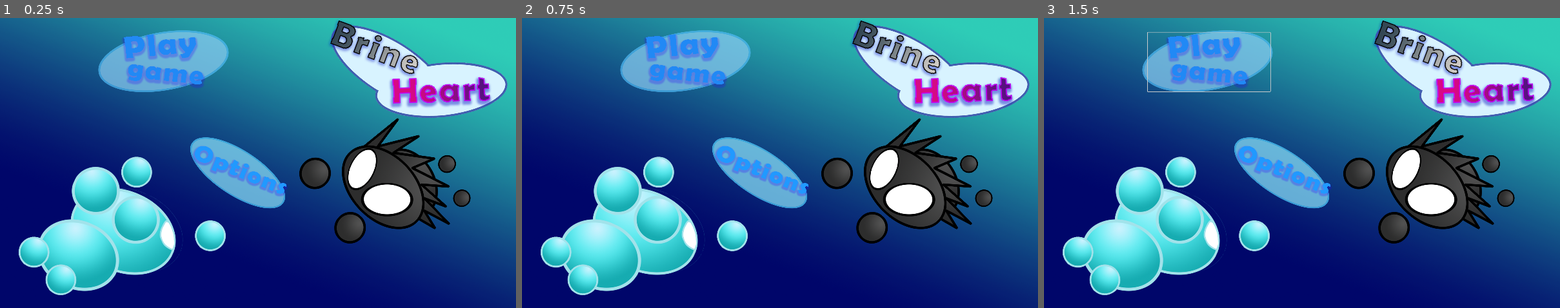
Above: before the commit, frames 1-3 (left to right).
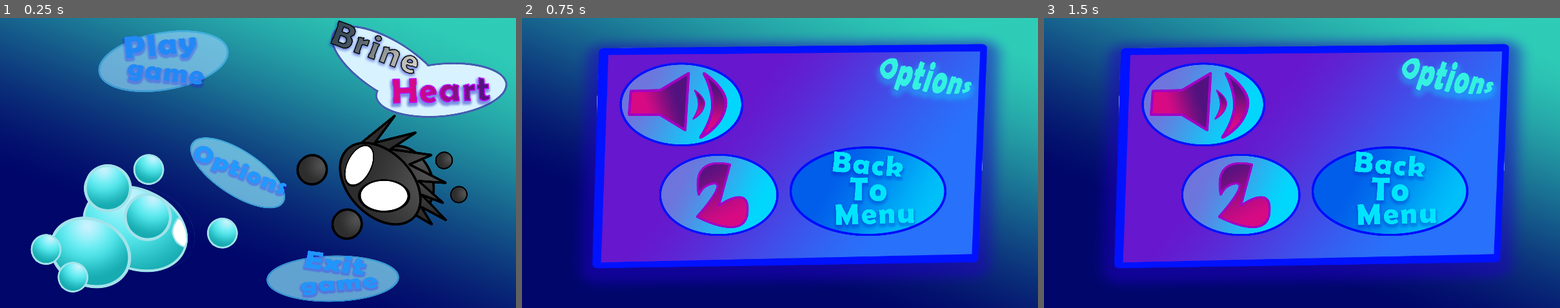
Above: after the commit, the same moments.

Repository: pondus314/bubbles-game-jam
Game: Godot game, scene res://main_node.tscn
The game is run twice, just before and just after one commit, with the same random seed, the same clock (stepped at 60 frames per second) and the same inputs.
Inputs (mouse positions are in pixels of both pictures, inside the frame that each line leads up to):
- Up to frame 1 (0.25 s): no input
- Up to frame 2 (0.75 s): click (759, 171) at 0.52 s
- Up to frame 3 (1.5 s): click (1209, 61) at 1.27 s

The runs differ from the first frame. In frame 1, 14% of the frame differs, in the area x 3-92%, y 33-98%; in frame 2, 69%; in frame 3, 69%, in the area x 3-99%, y 0-96%.
Error before the commit: Attempt to call function 'show' in base 'null instance' on a null instance. (res://Scripts/GameManager.gd:32)

Commit message:
fix menu issues

Diff:
--- a/main_node.tscn
+++ b/main_node.tscn
@@ -33,7 +33,7 @@
 
 [node name="GUI" type="CanvasLayer" parent="."]
 
-[node name="BackgroundColor" type="TextureRect" parent="GUI"]
+[node name="BackgroundArt" type="TextureRect" parent="GUI"]
 modulate = Color(0.456735, 0.930367, 0.7182, 1)
 anchors_preset = 15
 anchor_right = 1.0
@@ -42,7 +42,8 @@
 grow_vertical = 2
 texture = ExtResource("1_x1uuu")
 
-[node name="Menu" type="Control" parent="GUI"]
+[node name="MainMenu" type="Control" parent="GUI"]
+visible = false
 layout_mode = 3
 anchors_preset = 15
 anchor_right = 1.0
@@ -50,22 +51,22 @@
 grow_horizontal = 2
 grow_vertical = 2
 
-[node name="VBoxContainer" type="VBoxContainer" parent="GUI/Menu"]
-layout_mode = 1
-anchors_preset = 15
-anchor_right = 1.0
-anchor_bottom = 1.0
-grow_horizontal = 2
-grow_vertical = 2
-
-[node name="GameName" type="TextureRect" parent="GUI/Menu/VBoxContainer"]
+[node name="VBoxContainer" type="VBoxContainer" parent="GUI/MainMenu"]
+layout_mode = 1
+anchors_preset = 15
+anchor_right = 1.0
+anchor_bottom = 1.0
+grow_horizontal = 2
+grow_vertical = 2
+
+[node name="GameName" type="TextureRect" parent="GUI/MainMenu/VBoxContainer"]
 custom_minimum_size = Vector2(0, 500)
 layout_mode = 2
 size_flags_vertical = 0
 expand_mode = 3
 stretch_mode = 3
 
-[node name="Control" type="Control" parent="GUI/Menu/VBoxContainer/GameName"]
+[node name="Control" type="Control" parent="GUI/MainMenu/VBoxContainer/GameName"]
 layout_mode = 2
 anchors_preset = 0
 offset_left = 960.0
@@ -73,7 +74,7 @@
 offset_right = 960.0
 offset_bottom = 250.0
 
-[node name="TextureRect" type="TextureRect" parent="GUI/Menu/VBoxContainer/GameName/Control"]
+[node name="TextureRect" type="TextureRect" parent="GUI/MainMenu/VBoxContainer/GameName/Control"]
 custom_minimum_size = Vector2(1600, 0)
 layout_mode = 2
 offset_left = -193.0
@@ -87,26 +88,17 @@
 expand_mode = 5
 stretch_mode = 5
 
-[node name="InfoLabel" type="Label" parent="GUI/Menu/VBoxContainer"]
-visible = false
-custom_minimum_size = Vector2(0, 400)
-layout_mode = 2
-size_flags_horizontal = 4
-theme_override_font_sizes/font_size = 75
-text = "Game name goes here"
-horizontal_alignment = 1
-vertical_alignment = 1
-
-[node name="VBoxContainer" type="VBoxContainer" parent="GUI/Menu/VBoxContainer"]
+[node name="VBoxContainer" type="VBoxContainer" parent="GUI/MainMenu/VBoxContainer"]
+z_index = 2
 layout_mode = 2
 size_flags_horizontal = 4
 theme_override_constants/separation = 20
 
-[node name="PlayButtonHolder" type="Control" parent="GUI/Menu/VBoxContainer/VBoxContainer"]
-custom_minimum_size = Vector2(650, 145)
-layout_mode = 2
-
-[node name="TextureRect" type="TextureRect" parent="GUI/Menu/VBoxContainer/VBoxContainer/PlayButtonHolder"]
+[node name="PlayButtonHolder" type="Control" parent="GUI/MainMenu/VBoxContainer/VBoxContainer"]
+custom_minimum_size = Vector2(650, 145)
+layout_mode = 2
+
+[node name="TextureRect" type="TextureRect" parent="GUI/MainMenu/VBoxContainer/VBoxContainer/PlayButtonHolder"]
 modulate = Color(1, 0.894118, 0.960784, 1)
 custom_minimum_size = Vector2(0, 200)
 layout_mode = 1
@@ -122,7 +114,7 @@
 texture = ExtResource("2_f8giw")
 expand_mode = 1
 
-[node name="Button" type="Button" parent="GUI/Menu/VBoxContainer/VBoxContainer/PlayButtonHolder"]
+[node name="Button" type="Button" parent="GUI/MainMenu/VBoxContainer/VBoxContainer/PlayButtonHolder"]
 layout_mode = 1
 anchors_preset = -1
 anchor_left = 0.155
@@ -144,11 +136,11 @@
 flat = true
 icon_alignment = 1
 
-[node name="OptionsButtonHolder" type="Control" parent="GUI/Menu/VBoxContainer/VBoxContainer"]
-custom_minimum_size = Vector2(650, 145)
-layout_mode = 2
-
-[node name="TextureRect" type="TextureRect" parent="GUI/Menu/VBoxContainer/VBoxContainer/OptionsButtonHolder"]
+[node name="OptionsButtonHolder" type="Control" parent="GUI/MainMenu/VBoxContainer/VBoxContainer"]
+custom_minimum_size = Vector2(650, 145)
+layout_mode = 2
+
+[node name="TextureRect" type="TextureRect" parent="GUI/MainMenu/VBoxContainer/VBoxContainer/OptionsButtonHolder"]
 layout_mode = 1
 anchors_preset = -1
 anchor_left = -0.046
@@ -163,7 +155,7 @@
 texture = ExtResource("3_rqvrp")
 expand_mode = 1
 
-[node name="Button" type="Button" parent="GUI/Menu/VBoxContainer/VBoxContainer/OptionsButtonHolder"]
+[node name="Button" type="Button" parent="GUI/MainMenu/VBoxContainer/VBoxContainer/OptionsButtonHolder"]
 layout_mode = 1
 anchors_preset = -1
 anchor_left = 0.162
@@ -189,12 +181,11 @@
 flat = true
 icon_alignment = 1
 
-[node name="QuitButtonHolder" type="Control" parent="GUI/Menu/VBoxContainer/VBoxContainer"]
-visible = false
-custom_minimum_size = Vector2(650, 145)
-layout_mode = 2
-
-[node name="TextureRect" type="TextureRect" parent="GUI/Menu/VBoxContainer/VBoxContainer/QuitButtonHolder"]
+[node name="QuitButtonHolder" type="Control" parent="GUI/MainMenu/VBoxContainer/VBoxContainer"]
+custom_minimum_size = Vector2(650, 145)
+layout_mode = 2
+
+[node name="TextureRect" type="TextureRect" parent="GUI/MainMenu/VBoxContainer/VBoxContainer/QuitButtonHolder"]
 modulate = Color(0.982343, 0.982342, 0.982342, 1)
 layout_mode = 0
 offset_left = 283.0
@@ -204,7 +195,7 @@
 texture = ExtResource("4_3oo7m")
 expand_mode = 1
 
-[node name="Button" type="Button" parent="GUI/Menu/VBoxContainer/VBoxContainer/QuitButtonHolder"]
+[node name="Button" type="Button" parent="GUI/MainMenu/VBoxContainer/VBoxContainer/QuitButtonHolder"]
 layout_mode = 1
 anchors_preset = -1
 anchor_left = 0.118
@@ -226,38 +217,51 @@
 flat = true
 icon_alignment = 1
 
-[node name="Menu art" type="Control" parent="GUI"]
-layout_mode = 3
-anchors_preset = 0
-offset_right = 40.0
-offset_bottom = 40.0
-
-[node name="TextureRect" type="TextureRect" parent="GUI/Menu art"]
-layout_mode = 1
-anchors_preset = -1
-anchor_left = 10.537
-anchor_top = 19.61
-anchor_right = 10.537
-anchor_bottom = 19.61
-offset_left = -315.48
-offset_top = -585.4
-offset_right = 853.52
-offset_bottom = 241.6
-rotation = 0.430059
-texture = ExtResource("7_m16uy")
-
-[node name="TextureRect2" type="TextureRect" parent="GUI/Menu art"]
-layout_mode = 0
-offset_left = 1346.0
-offset_top = 44.0
-offset_right = 2515.0
-offset_bottom = 871.0
+[node name="Menu art" type="Control" parent="GUI/MainMenu"]
+layout_mode = 1
+anchors_preset = 15
+anchor_right = 1.0
+anchor_bottom = 1.0
+grow_horizontal = 2
+grow_vertical = 2
+mouse_filter = 2
+
+[node name="TextureRect2" type="TextureRect" parent="GUI/MainMenu/Menu art"]
+layout_mode = 1
+anchors_preset = -1
+anchor_left = 0.577
+anchor_top = 0.402
+anchor_right = 0.936
+anchor_bottom = 0.762
+offset_left = 227.16
+offset_top = -403.66
+offset_right = 706.88
+offset_bottom = 34.54
+grow_horizontal = 0
+grow_vertical = 2
 rotation = 0.803448
 scale = Vector2(0.81617, 0.831201)
+mouse_filter = 2
 texture = ExtResource("8_4xjqq")
 
+[node name="TextureRect" type="TextureRect" parent="GUI/MainMenu/Menu art"]
+layout_mode = 1
+anchors_preset = -1
+anchor_left = 0.004
+anchor_top = 0.567
+anchor_right = 0.425
+anchor_bottom = 0.995
+offset_left = 143.163
+offset_top = -423.419
+offset_right = 503.843
+offset_bottom = -58.6594
+grow_vertical = 0
+rotation = 0.430059
+mouse_filter = 2
+texture = ExtResource("7_m16uy")
+metadata/_edit_use_anchors_ = true
+
 [node name="OptionsMenu" type="Control" parent="GUI"]
-visible = false
 layout_mode = 3
 anchors_preset = 0
 offset_right = 40.0
@@ -424,7 +428,6 @@
 grow_vertical = 2
 
 [node name="VBoxContainer" type="VBoxContainer" parent="GUI/LevelSelect"]
-visible = false
 layout_mode = 1
 anchors_preset = 8
 anchor_left = 0.5
@@ -478,14 +481,13 @@
 flat = true
 icon_alignment = 1
 
-[node name="Pause" type="Control" parent="GUI"]
-visible = false
+[node name="PauseMenu" type="Control" parent="GUI"]
 layout_mode = 3
 anchors_preset = 0
 offset_right = 40.0
 offset_bottom = 40.0
 
-[node name="TextureRect" type="TextureRect" parent="GUI/Pause"]
+[node name="TextureRect" type="TextureRect" parent="GUI/PauseMenu"]
 layout_mode = 0
 offset_left = -60.0
 offset_top = -95.0
@@ -494,15 +496,16 @@
 scale = Vector2(1.7118, 1.57796)
 texture = ExtResource("15_otyub")
 
-[node name="VBoxContainer" type="VBoxContainer" parent="GUI/Pause"]
+[node name="VBoxContainer" type="VBoxContainer" parent="GUI/PauseMenu"]
+layout_mode = 0
 size_flags_horizontal = 4
 theme_override_constants/separation = 20
 
-[node name="Unpausebuttonholder" type="Control" parent="GUI/Pause/VBoxContainer"]
-custom_minimum_size = Vector2(650, 145)
-layout_mode = 2
-
-[node name="TextureRect" type="TextureRect" parent="GUI/Pause/VBoxContainer/Unpausebuttonholder"]
+[node name="Unpausebuttonholder" type="Control" parent="GUI/PauseMenu/VBoxContainer"]
+custom_minimum_size = Vector2(650, 145)
+layout_mode = 2
+
+[node name="TextureRect" type="TextureRect" parent="GUI/PauseMenu/VBoxContainer/Unpausebuttonholder"]
 modulate = Color(1, 0.894118, 0.960784, 1)
 custom_minimum_size = Vector2(0, 200)
 layout_mode = 1
@@ -519,7 +522,7 @@
 texture = ExtResource("16_p5jl6")
 expand_mode = 1
 
-[node name="Button" type="Button" parent="GUI/Pause/VBoxContainer/Unpausebuttonholder"]
+[node name="Button" type="Button" parent="GUI/PauseMenu/VBoxContainer/Unpausebuttonholder"]
 layout_mode = 1
 anchors_preset = -1
 anchor_left = 0.155
@@ -542,11 +545,11 @@
 flat = true
 icon_alignment = 1
 
-[node name="OptionsButtonHolder" type="Control" parent="GUI/Pause/VBoxContainer"]
-custom_minimum_size = Vector2(650, 145)
-layout_mode = 2
-
-[node name="TextureRect" type="TextureRect" parent="GUI/Pause/VBoxContainer/OptionsButtonHolder"]
+[node name="OptionsButtonHolder" type="Control" parent="GUI/PauseMenu/VBoxContainer"]
+custom_minimum_size = Vector2(650, 145)
+layout_mode = 2
+
+[node name="TextureRect" type="TextureRect" parent="GUI/PauseMenu/VBoxContainer/OptionsButtonHolder"]
 layout_mode = 1
 anchors_preset = -1
 anchor_left = -0.046
@@ -562,7 +565,7 @@
 texture = ExtResource("8_wk20o")
 expand_mode = 1
 
-[node name="Button" type="Button" parent="GUI/Pause/VBoxContainer/OptionsButtonHolder"]
+[node name="Button" type="Button" parent="GUI/PauseMenu/VBoxContainer/OptionsButtonHolder"]
 layout_mode = 1
 anchors_preset = -1
 anchor_left = 0.162
@@ -604,6 +607,11 @@
 offset_bottom = 120.0
 size_flags_horizontal = 2
 size_flags_vertical = 2
+
+[node name="AspectRatioContainer" type="AspectRatioContainer" parent="HUD/Bubble Girl UI"]
+layout_mode = 0
+offset_right = 40.0
+offset_bottom = 40.0
 
 [node name="Bubblegirl_UI_Head" type="TextureRect" parent="HUD/Bubble Girl UI"]
 layout_mode = 1
@@ -619,33 +627,18 @@
 scale = Vector2(0.3, 0.3)
 texture = ExtResource("9_2l04y")
 
-[node name="STAMINAin" type="TextureRect" parent="HUD/Bubble Girl UI"]
-layout_mode = 1
-anchors_preset = -1
-anchor_left = 0.345
-anchor_top = -0.633
-anchor_right = 0.937
-anchor_bottom = 2.242
-offset_left = -1.52588e-05
-offset_top = -0.0400009
-offset_right = 1064.8
-offset_bottom = 1034.96
-scale = Vector2(0.25, 0.25)
-texture = ExtResource("10_dbs2x")
-
-[node name="STAMINAout" type="TextureRect" parent="HUD/Bubble Girl UI"]
-layout_mode = 1
-anchors_preset = -1
-anchor_left = 0.342
-anchor_top = -0.683
-anchor_right = 0.94
-anchor_bottom = 2.292
-offset_left = -0.200012
-offset_top = -0.0399933
-offset_right = 1077.0
-offset_bottom = 1070.96
-scale = Vector2(0.25, 0.25)
-texture = ExtResource("11_tlqck")
+[node name="TextureProgressBar" type="TextureProgressBar" parent="HUD/Bubble Girl UI"]
+layout_mode = 0
+offset_left = 203.0
+offset_top = -84.0
+offset_right = 565.0
+offset_bottom = 276.0
+max_value = 1.0
+step = 0.02
+value = 1.0
+nine_patch_stretch = true
+texture_over = ExtResource("11_tlqck")
+texture_progress = ExtResource("10_dbs2x")
 
 [node name="Game" type="Control" parent="."]
 process_mode = 1
@@ -679,12 +672,10 @@
 [node name="StorkWarningPlayer" type="AudioStreamPlayer" parent="GlobalSounds"]
 process_mode = 3
 
-[connection signal="pressed" from="GUI/Menu/VBoxContainer/VBoxContainer/PlayButtonHolder/Button" to="." method="_on_play_button_pressed"]
-[connection signal="pressed" from="GUI/Menu/VBoxContainer/VBoxContainer/OptionsButtonHolder/Button" to="." method="_on_options_button_pressed"]
-[connection signal="pressed" from="GUI/Menu/VBoxContainer/VBoxContainer/QuitButtonHolder/Button" to="." method="_on_quit_button_pressed"]
-[connection signal="pressed" from="GUI/OptionsMenu/VBoxContainer/SFXButtonHolder/Button" to="." method="_on_play_button_pressed"]
-[connection signal="pressed" from="GUI/OptionsMenu/VBoxContainer/MusicButtonHolder/Button" to="." method="_on_options_button_pressed"]
-[connection signal="pressed" from="GUI/OptionsMenu/VBoxContainer/QuitButtonHolder/Button" to="." method="_on_quit_button_pressed"]
+[connection signal="pressed" from="GUI/MainMenu/VBoxContainer/VBoxContainer/PlayButtonHolder/Button" to="." method="on_play_button_pressed"]
+[connection signal="pressed" from="GUI/MainMenu/VBoxContainer/VBoxContainer/OptionsButtonHolder/Button" to="." method="open_options"]
+[connection signal="pressed" from="GUI/MainMenu/VBoxContainer/VBoxContainer/QuitButtonHolder/Button" to="." method="quit_game"]
+[connection signal="pressed" from="GUI/OptionsMenu/VBoxContainer/QuitButtonHolder/Button" to="." method="exit_options"]
 [connection signal="pressed" from="GUI/LevelSelect/VBoxContainer/QuitLevelSelectButton/Button" to="." method="_on_quit_button_pressed"]
-[connection signal="pressed" from="GUI/Pause/VBoxContainer/Unpausebuttonholder/Button" to="." method="_on_play_button_pressed"]
-[connection signal="pressed" from="GUI/Pause/VBoxContainer/OptionsButtonHolder/Button" to="." method="_on_options_button_pressed"]
+[connection signal="pressed" from="GUI/PauseMenu/VBoxContainer/Unpausebuttonholder/Button" to="." method="unpause_game"]
+[connection signal="pressed" from="GUI/PauseMenu/VBoxContainer/OptionsButtonHolder/Button" to="." method="back_to_main_menu"]
